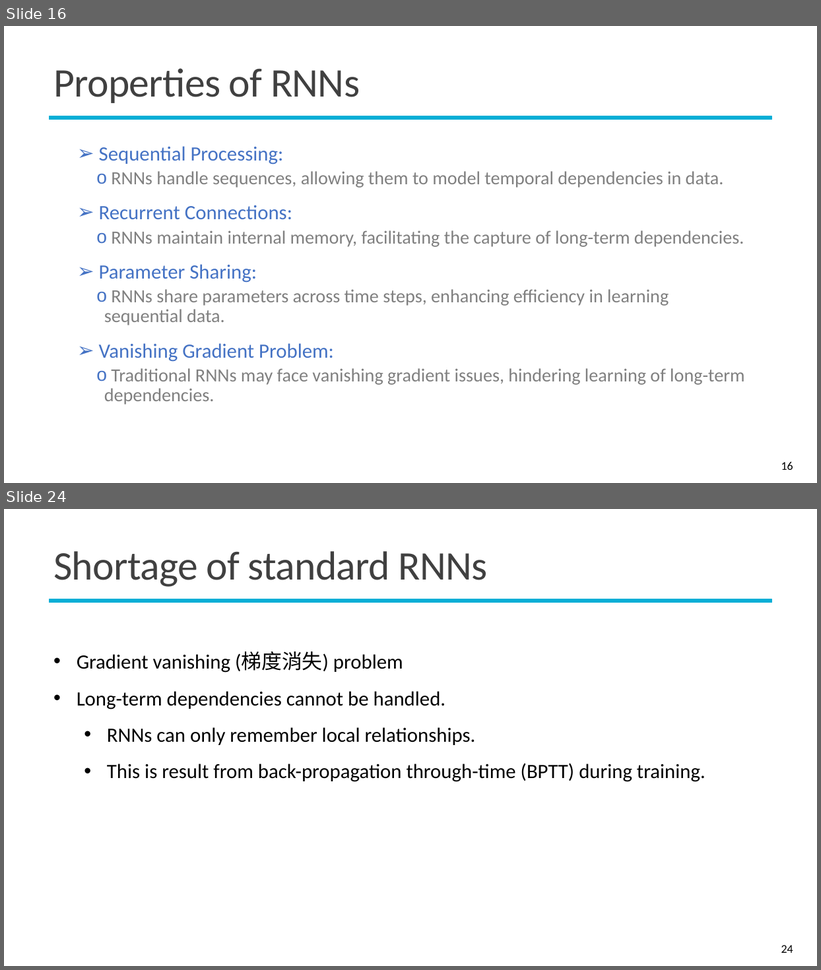
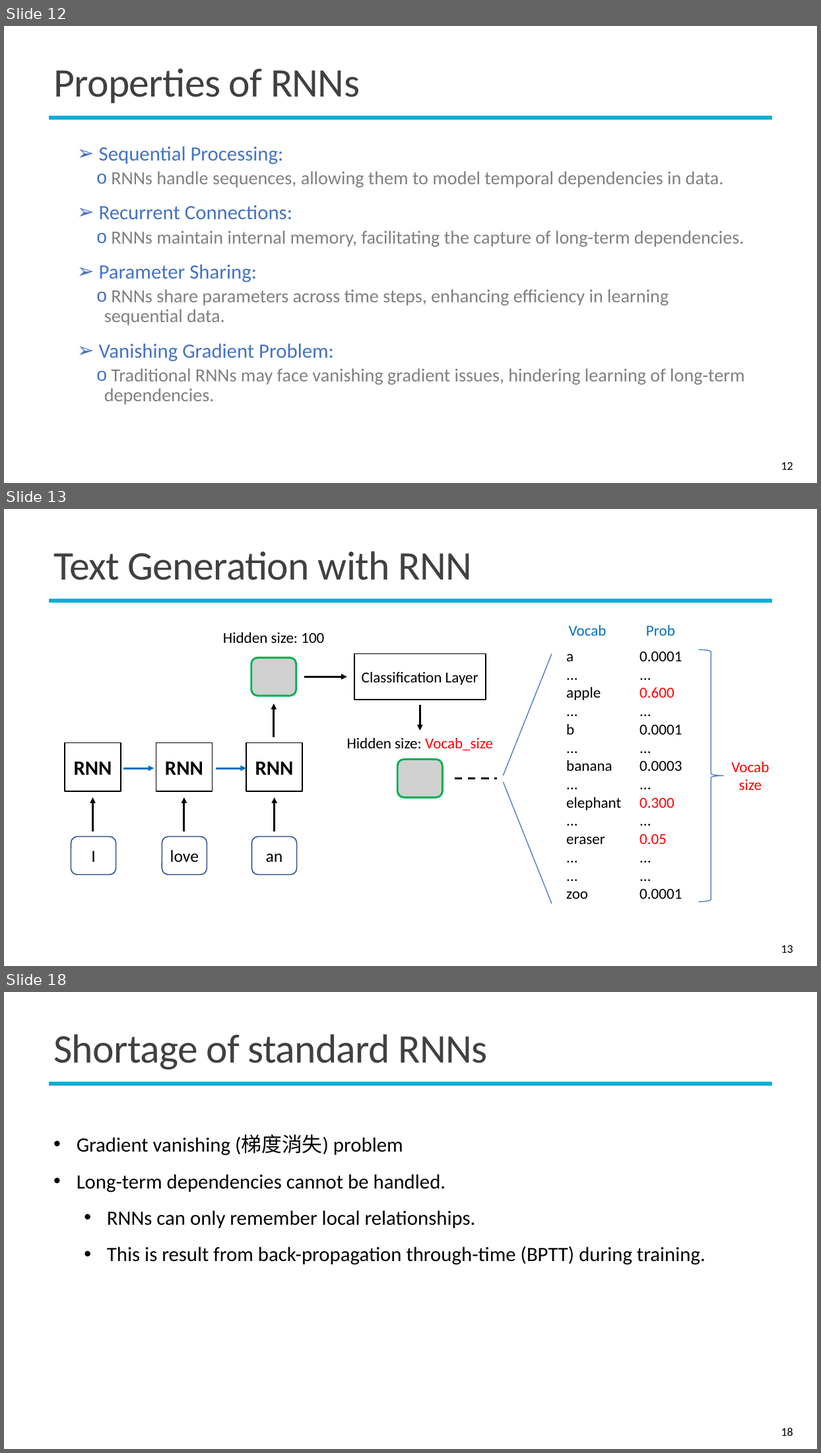
Before and after one commit to mcps5601/CGUDL_2025_Spring, a slide deck: slides/RNN_0331.pptx. Shown one above the other, each under a label of ours: slides 16 and 24 before the commit, slides 12, 13 and 18 after it; the slides between them are not shown. The pictures are 821x970 and 821x1453 pixels, drawn with LibreOffice and Linux fonts; fonts in the diff are those of the drawing; grey boxes stand for pictures; background and template pictures are left out. Boxes give left, top, right and bottom in pixels: in the first picture for what was removed or moved away, otherwise in the second. Text is boxed around its words. In the diff, an @@ line names an element or a change of style, - is before the commit and + after.

```diff
--- a/slides/RNN_0331.pptx
+++ b/slides/RNN_0331.pptx
@@ slide 13 added at (x1=4, y1=509, x2=817, y2=966), background #FFFFFF; not listed: 1 template element that a slide beside it also shows @@
@@ title added at (x1=54, y1=551, x2=472, y2=580), 48 pt, text #404040 @@
+Text Generation with RNN
@@ text added at (x1=569, y1=625, x2=607, y2=636), 18 pt, text #0070C0 @@
+Vocab
@@ text added at (x1=646, y1=625, x2=675, y2=636), 18 pt, text #0070C0 @@
+Prob
@@ text added at (x1=223, y1=632, x2=324, y2=643), 18 pt, text #000000 @@
+Hidden size: 100
@@ picture added at (x1=252, y1=658, x2=297, y2=696) @@
@@ rectangle added at (x1=354, y1=654, x2=486, y2=700), outline #000000 1.25 pt, 18 pt, text #000000 @@
+Classification Layer
@@ line added from (504, 776) to (552, 654), #4472C4 1 pt @@
@@ text added at (x1=566, y1=654, x2=621, y2=899), 18 pt, text #000000 @@
+a
+...
+apple
+...
+b
+...
+banana
+...
+elephant
+...
+eraser
+...
+...
+zoo
@@ text added at (x1=640, y1=652, x2=682, y2=899), 18 pt, text #000000 @@
+0.0001
+...
+0.600
+...
+0.0001
+...
+0.0003
+...
+0.300
+...
+0.05
+...
+...
+0.0001
@@ right brace added at (x1=699, y1=650, x2=724, y2=902), outline #4472C4 1 pt @@
@@ arrow added from (305, 677) to (347, 677), #000000 2.25 pt @@
@@ arrow added from (274, 738) to (274, 704), #000000 2.25 pt @@
@@ arrow added from (420, 706) to (420, 730), #000000 2.25 pt @@
@@ rectangle added at (x1=64, y1=743, x2=121, y2=791), outline #000000 1.25 pt, 24 pt, text #000000, bold @@
+RNN
@@ rectangle added at (x1=156, y1=743, x2=212, y2=791), outline #000000 1.25 pt, 24 pt, text #000000, bold @@
+RNN
@@ rectangle added at (x1=246, y1=743, x2=302, y2=791), outline #000000 1.25 pt, 24 pt, text #000000, bold @@
+RNN
@@ text added at (x1=347, y1=738, x2=493, y2=751), 18 pt, text #000000 @@
+Hidden size: Vocab_size
@@ picture added at (x1=397, y1=760, x2=443, y2=797) @@
@@ text added at (x1=731, y1=762, x2=769, y2=790), 18 pt, text #FF0000 @@
+Vocab
+size
@@ arrow added from (123, 768) to (154, 768), #0070C0 2.25 pt @@
@@ arrow added from (217, 768) to (246, 768), #0070C0 2.25 pt @@
@@ line added from (455, 779) to (497, 779), #000000 2.25 pt dashed @@
@@ line added from (552, 904) to (504, 782), #4472C4 1 pt @@
@@ arrow added from (93, 832) to (93, 797), #000000 2.25 pt @@
@@ arrow added from (184, 832) to (184, 797), #000000 2.25 pt @@
@@ arrow added from (274, 832) to (274, 797), #000000 2.25 pt @@
@@ rounded rectangle added at (x1=71, y1=837, x2=116, y2=875), outline #325491 1.25 pt, 20 pt, text #000000 @@
+I
@@ rounded rectangle added at (x1=162, y1=837, x2=207, y2=875), outline #325491 1.25 pt, 20 pt, text #000000 @@
+love
@@ rounded rectangle added at (x1=252, y1=837, x2=297, y2=875), outline #325491 1.25 pt, 20 pt, text #000000 @@
+an
@@ page number added at (x1=781, y1=945, x2=793, y2=953), 14 pt, text #000000 @@
+13
@@ what was slide 16 is now slide 12 @@
@@ page number at (x1=781, y1=462, x2=793, y2=470): text changed @@
-16
+12
@@ what was slide 24 is now slide 18 @@
@@ page number at (x1=781, y1=1428, x2=793, y2=1436): text changed @@
-24
+18
```
Also in this commit, not shown: 7 slides changed, 6 slides removed.
